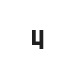
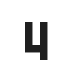
Two versions of the same layered image (74x74). Layer-by-layer changes:
painted on "4" over <box>25,22,48,60</box>
